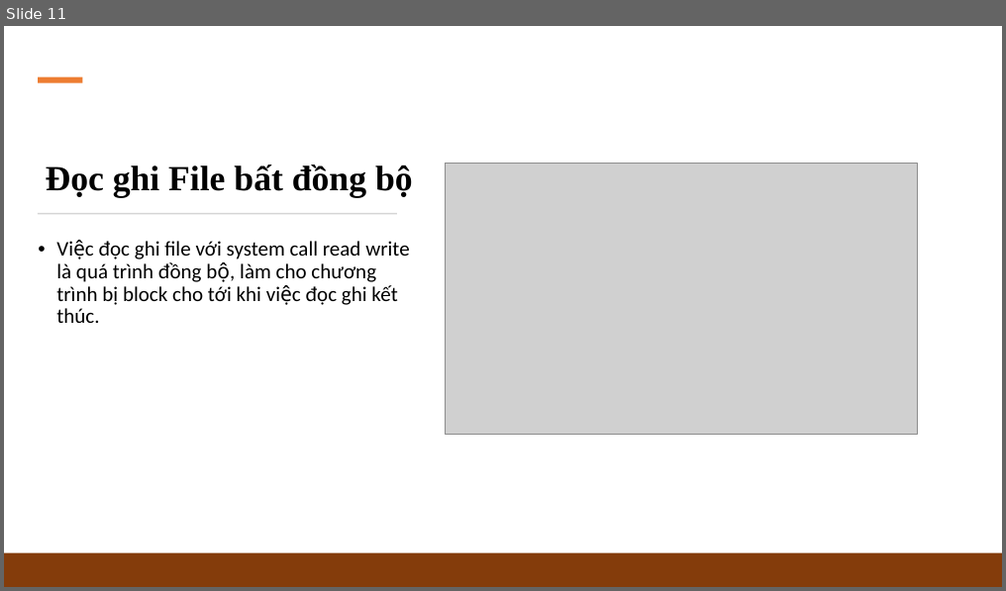
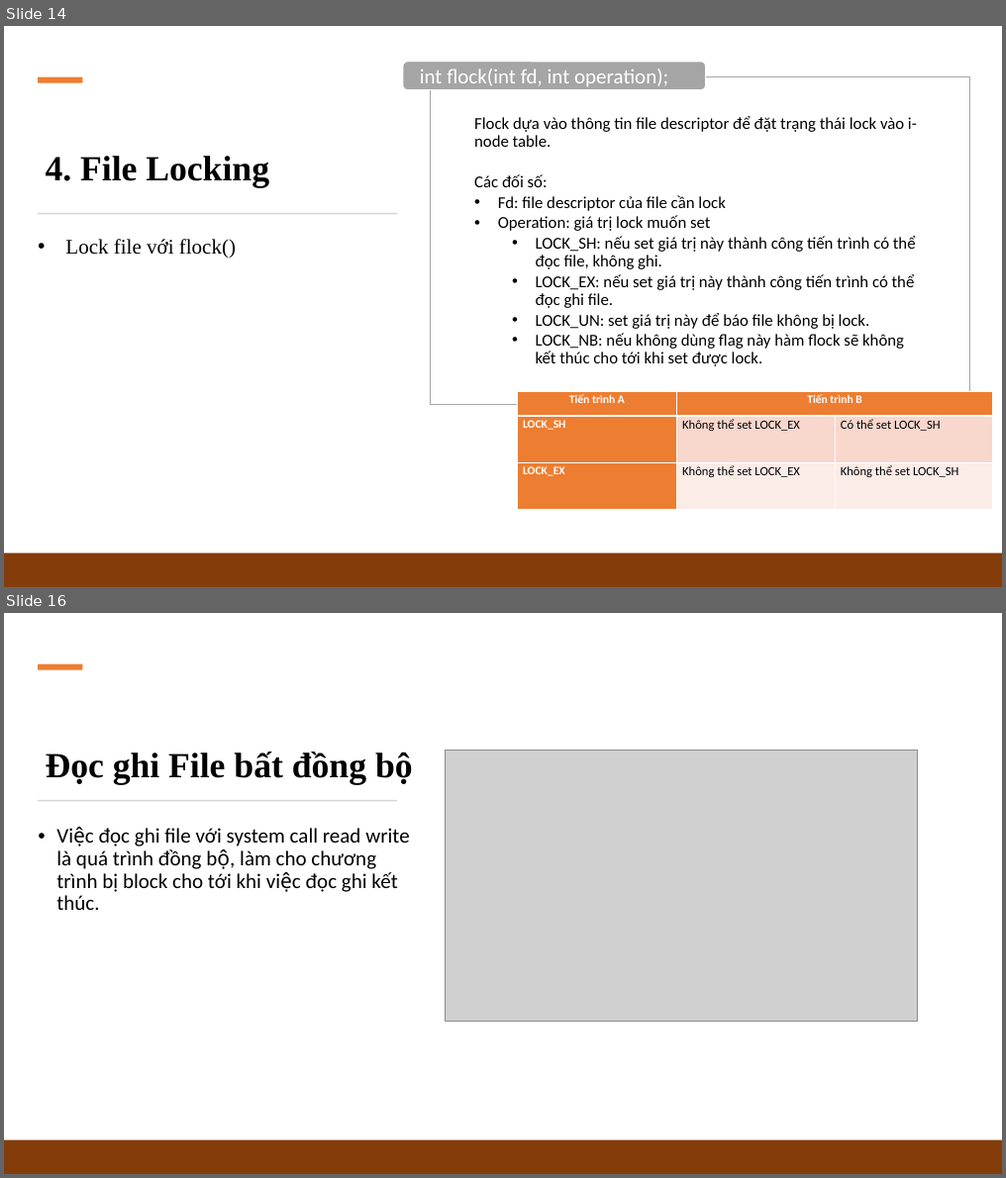
Before and after one commit to Slayder97/Linux-Programming-N-System, a slide deck: slides/2_Linux-File-System.pptx. Shown one above the other, each under a label of ours: slide 11 before the commit, slides 14 and 16 after it; the slides between them are not shown. The pictures are 1006x591 and 1006x1178 pixels, drawn with LibreOffice and Linux fonts; fonts in the diff are those of the drawing; grey boxes stand for pictures. Boxes give left, top, right and bottom in pixels: in the first picture for what was removed or moved away, otherwise in the second. Text is boxed around its words. In the diff, an @@ line names an element or a change of style, - is before the commit and + after.

```diff
--- a/slides/2_Linux-File-System.pptx
+++ b/slides/2_Linux-File-System.pptx
@@ slide 14 added at [4, 26, 1002, 587], background #FFFFFF @@
@@ rectangle added at [38, 76, 82, 82], fill #ED7D31 @@
@@ rounded rectangle added at [403, 62, 706, 89], fill #A5A5A5, outline #FFFFFF 1 pt @@
@@ text added at [420, 69, 668, 90], 20 pt, text #FFFFFF @@
+int flock(int fd, int operation);
@@ rectangle added at [431, 76, 969, 405], fill #FFFFFF at 90% opacity, outline #A5A5A5 1 pt @@
@@ text added at [474, 116, 917, 367], 16 pt, text #000000 @@
+  Flock dựa vào thông tin file descriptor để đặt trạng thái lock vào i-node table.
+  Các đối số:
+  • Fd: file descriptor của file cần lock
+  • Operation: giá trị lock muốn set
+    • LOCK_SH: nếu set giá trị này thành công tiến trình có thể đọc file, không ghi.
+    • LOCK_EX: nếu set giá trị này thành công tiến trình có thể đọc ghi file.
+    • LOCK_UN: set giá trị này để báo file không bị lock.
+    • LOCK_NB: nếu không dùng flag này hàm flock sẽ không kết thúc cho tới khi set được lock.
@@ text added at [46, 156, 269, 187], 34 pt, text #000000, bold @@
+4. File Locking
@@ rectangle added at [38, 213, 397, 215], fill #D5D5D5 @@
@@ text added at [65, 239, 236, 258], 20 pt, text #000000 @@
+• Lock file với flock()
@@ table added at [518, 392, 993, 509], 3 rows, 3 columns @@
+Tiến trình A | Tiến trình B | 
+LOCK_SH | Không thể set LOCK_EX | Có thể set LOCK_SH
+LOCK_EX | Không thể set LOCK_EX | Không thể set LOCK_SH
@@ rectangle added at [4, 554, 1002, 587], fill #843C0B @@
@@ what was slide 11 is now slide 16 @@
```
Also in this commit, not shown: 10 slides changed, 4 other slides added, 16 other files.
